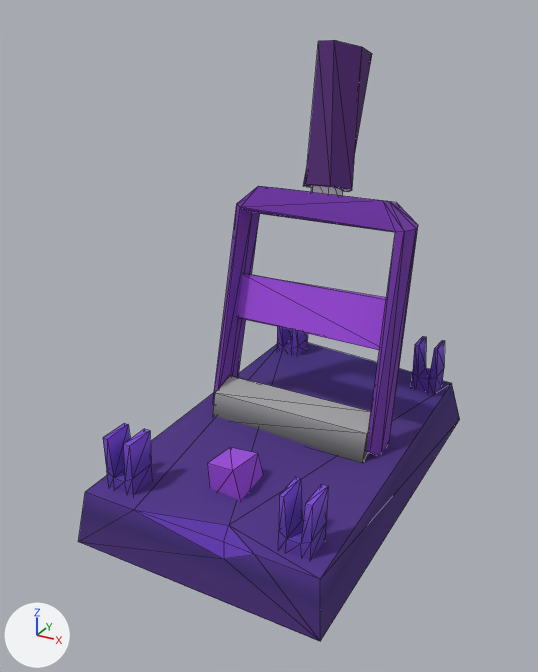
One commit to the glTF model SpotTheDifference/models/obj_lever02_hard.gltf: the scene before it, then after it.
The view is the same before and after, from a 50 mm lens placed at (0.334, -0.667, 0.502), pointed at (-0.014, -0.035, 0.186). The axes (+X, +Y, +Z) are drawn at lower left. The lights are the same throughout. Mesh edges are drawn as thin lines. Objects named as collision shapes, trigger or cutter boxes, shadow casters or lower levels of detail are left out. Vertices at the same position are counted once.

The first picture shows 'obj_lever02_hard'.
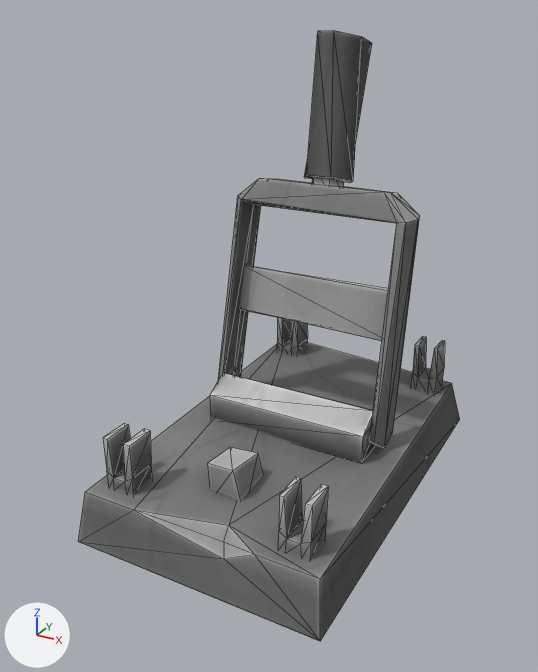
Patch to the scene script:
```diff
--- a/SpotTheDifference/models/obj_lever02_hard.gltf.py
+++ b/SpotTheDifference/models/obj_lever02_hard.gltf.py
@@ img_obj_lever02_alt @@
+img_obj_lever02_alt = load_image('obj_lever02_alt', 'textures/obj_lever02_alt.jpg', 1024, 1024, 'sRGB')
@@ mat_obj_lever02_alt @@
+mat_obj_lever02_alt = bpy.data.materials.new('obj_lever02_alt')
+# uses the picture img_obj_lever02_alt
@@ me_cube_116 @@
 # used by ob_obj_lever02_hard; location = (0.0, 0.0, 0.0)
-me_cube_116.from_pydata(...)  # 189 vertices, 298 faces; spans x -0.138..0.138, y -0.219..0.219, z -0.001..0.473
+me_cube_116.from_pydata(...)  # 189 vertices, 298 faces; spans x -0.138..0.138, y -0.219..0.219, z -0.001..0.482
+# me_cube_116 part 1: the loose piece of 10 vertices spanning x -0.095..0.095, y -0.027..0.037, z 0.044..0.099 is turned 13.8 degrees about the x axis through its middle, then moved by (0.0, -0.008, 0.009), in mat_obj_lever02_alt
+# me_cube_116 part 2: the loose piece of 8 vertices spanning x -0.096..0.098, y 0.028..0.052, z 0.164..0.22 is moved by (0.0, 0.006, 0.008), in mat_obj_lever02_alt
+# me_cube_116 part 3: the loose piece of 30 vertices spanning x -0.104..0.106, y -0.018..0.092, z 0.051..0.323 is turned 1.7 degrees about the x axis through its middle, then moved by (0.0, 0.006, 0.008), in mat_obj_lever02_alt
+# me_cube_116 part 4: the loose piece of 12 vertices spanning x -0.029..0.029, y 0.046..0.133, z 0.316..0.473 is turned 1.7 degrees about the x axis through its middle, then moved by (0.0, 0.0, 0.01), in mat_obj_lever02_alt
+# me_cube_116 part 5: the loose piece of 12 vertices spanning x -0.019..0.019, y 0.051..0.089, z 0.306..0.34 is moved by (0.0, 0.002, 0.009), in mat_obj_lever02_alt
+# me_cube_116 part 6: 184 faces spanning x -0.138..0.138, y -0.219..0.219, z -0.001..0.118 switch from mat_obj_global_steampunk02 to mat_obj_lever02_alt
```

Location of each change, [x1, y1, x2, y2] in pixels of the pictures (538 x 672 px; the box of a moved part takes in the faces that stretch with it):
'obj_lever02_hard', reshaped
    before: [78, 40, 460, 641]
    after: [78, 30, 460, 641]
part 1 of me_cube_116, moved or reshaped
    before: [213, 376, 371, 463]
    after: [210, 373, 375, 464]
part 2 of me_cube_116, moved or reshaped
    before: [237, 273, 386, 350]
    after: [240, 265, 389, 341]
part 3 of me_cube_116, moved or reshaped
    before: [213, 186, 418, 456]
    after: [218, 178, 420, 447]
part 4 of me_cube_116, moved or reshaped
    before: [303, 40, 372, 192]
    after: [304, 30, 372, 182]
part 5 of me_cube_116, moved or reshaped
    before: [311, 186, 343, 196]
    after: [312, 177, 344, 187]
part 6 of me_cube_116, recoloured (purple to grey)
    both: [78, 327, 460, 641]
